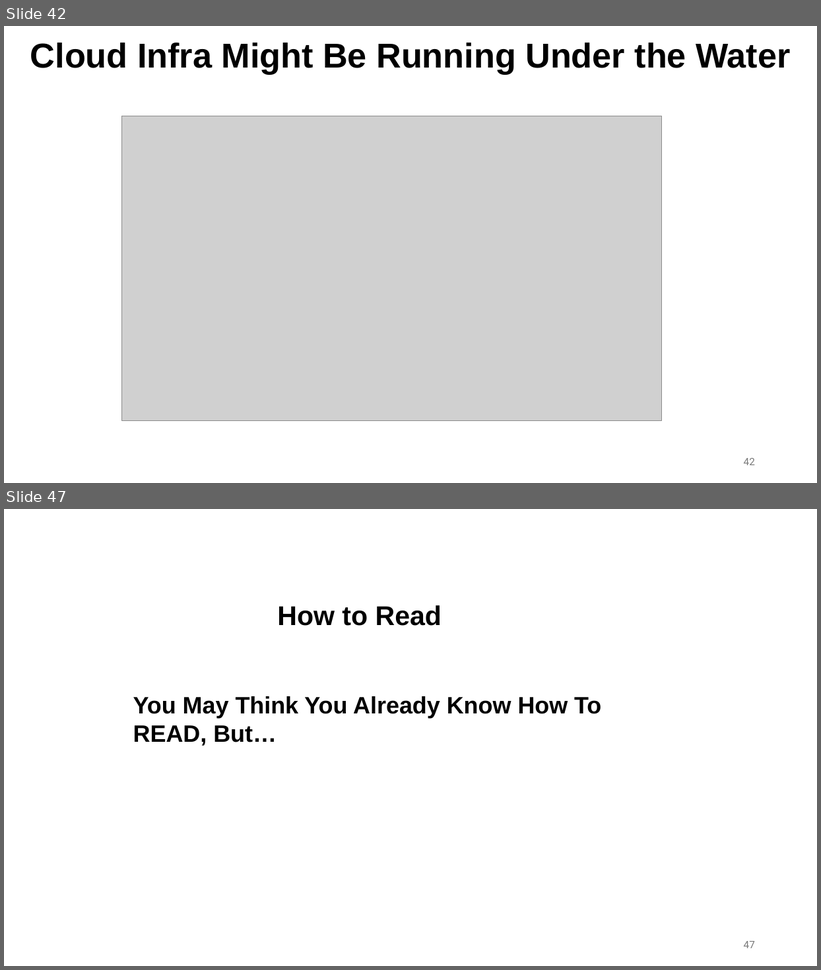
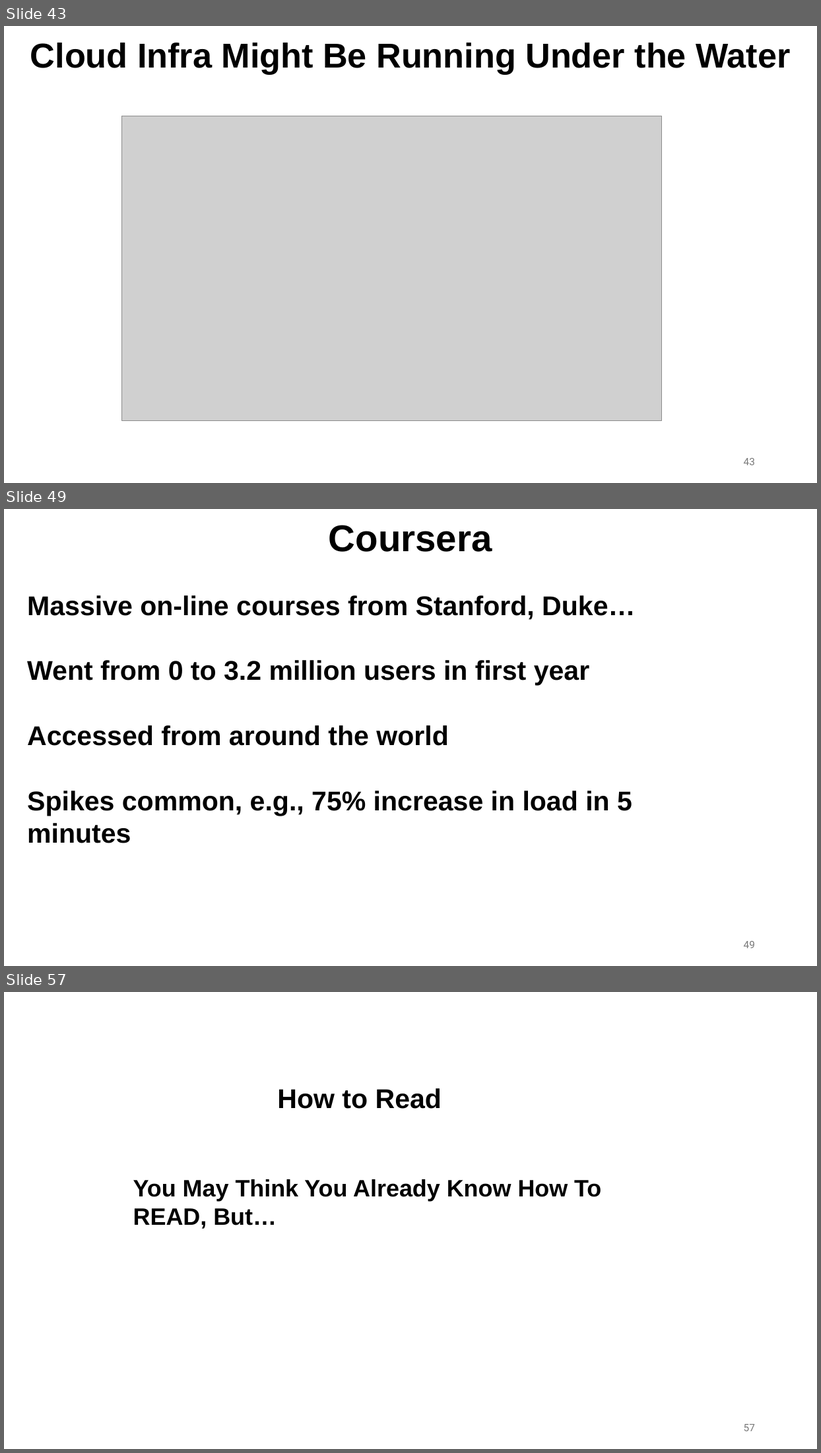
Before and after one commit to ec528/ec528.github.io, a slide deck: slides/fall26/1-introduction.pptx. Shown one above the other, each under a label of ours: slides 42 and 47 before the commit, slides 43, 49 and 57 after it; the slides between them are not shown. The pictures are 821x970 and 821x1453 pixels, drawn with LibreOffice and Linux fonts; fonts in the diff are those of the drawing; grey boxes stand for pictures. Boxes give left, top, right and bottom in pixels: in the first picture for what was removed or moved away, otherwise in the second. Text is boxed around its words. In the diff, an @@ line names an element or a change of style, - is before the commit and + after.

```diff
--- a/slides/fall26/1-introduction.pptx
+++ b/slides/fall26/1-introduction.pptx
@@ slide 49 added at (x1=4, y1=509, x2=817, y2=966), background #FFFFFF @@
@@ text added at (x1=329, y1=525, x2=492, y2=552), 44 pt, text #000000, bold @@
+Coursera
@@ text added at (x1=27, y1=595, x2=635, y2=844), 32 pt, text #000000, bold @@
+Massive on-line courses from Stanford, Duke…
+Went from 0 to 3.2 million users in first year
+Accessed from around the world
+Spikes common, e.g., 75% increase in load in 5 minutes
@@ page number added at (x1=744, y1=941, x2=755, y2=949), 12 pt, text #797979 @@
+49
@@ what was slide 42 is now slide 43 @@
@@ page number at (x1=744, y1=458, x2=755, y2=466): text changed @@
-42
+43
@@ what was slide 47 is now slide 57 @@
@@ page number at (x1=744, y1=1424, x2=755, y2=1432): text changed @@
-47
+57
```
Also in this commit, not shown: 17 slides changed, 10 other slides added, 1 slide removed, 1 other file.
